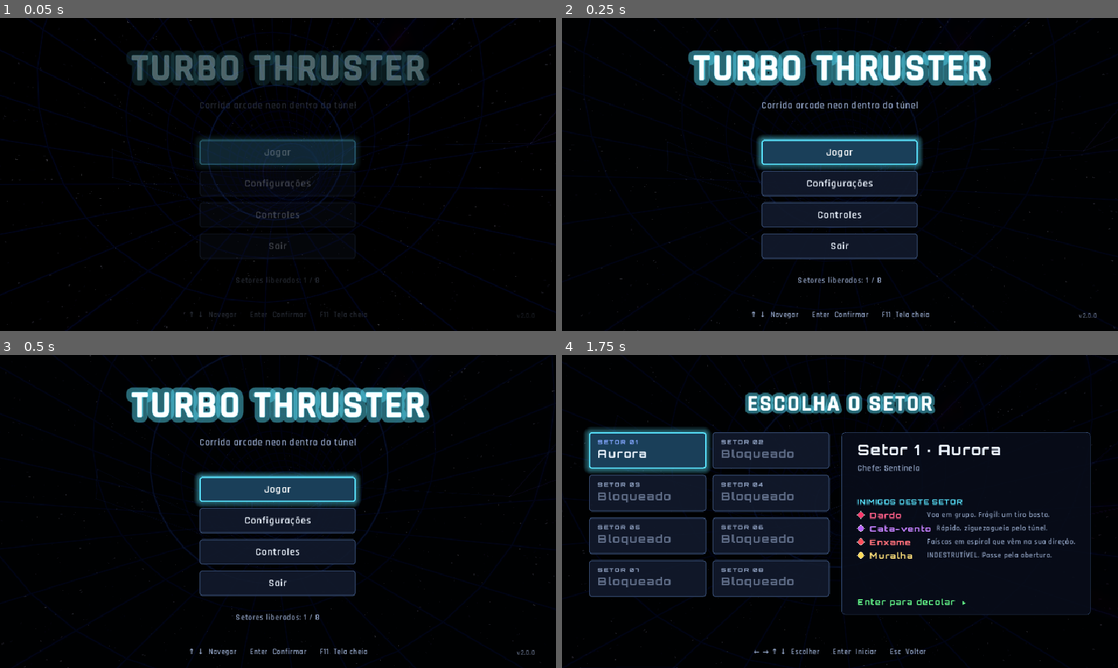
Above: before the commit, frames 1-4 (two rows, left to right).
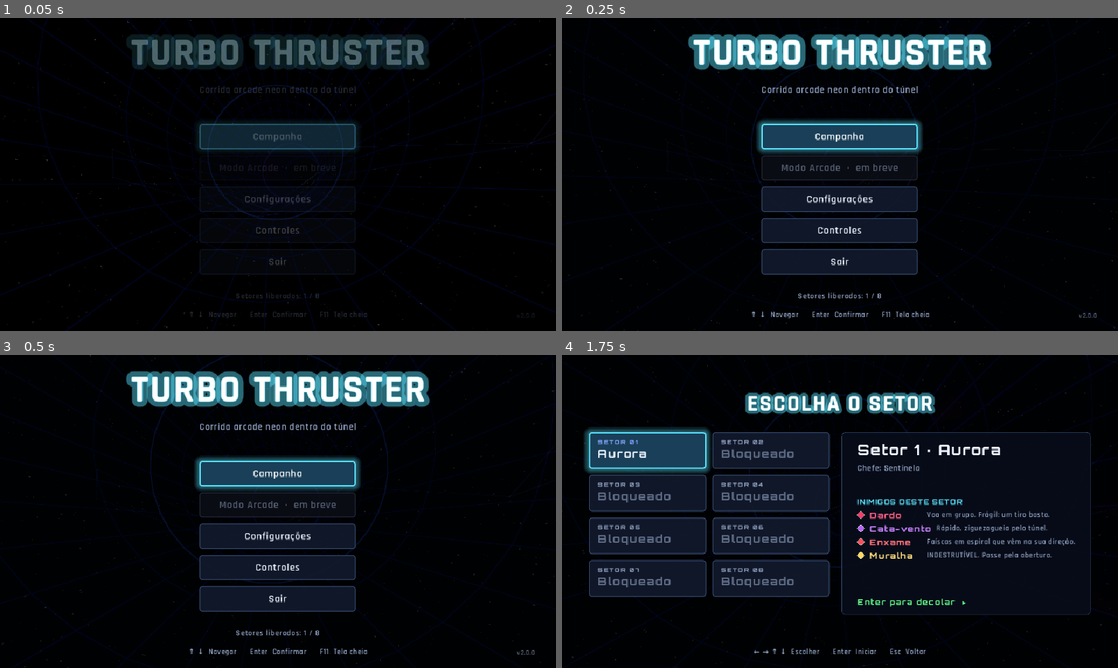
Above: after the commit, the same moments.

Repository: matthfaria96/turbo-thruster
Game: Godot game, scene res://main.tscn
Same seed, same stepped clock (60 frames per second), same inputs: the game is played once before the commit and once after it.
Inputs (mouse positions are in pixels of both pictures, inside the frame that each line leads up to):
- Up to frame 1 (0.05 s): no input
- Up to frame 2 (0.25 s): no input
- Up to frame 3 (0.5 s): no input
- Up to frame 4 (1.75 s): click (840, 473) at 0.5 s, where only the run after the commit has a clickable "Campanha"; click (840, 489) at 1.25 s, where only the run before the commit has a clickable "Jogar"

The runs differ from the first frame. In frame 1, 10% of the frame differs, in the area x 22-78%, y 5-90%; in frame 2, 17%; in frame 3, 17%; in frame 4, nothing differs.

Commit message:
feat: GeoWars app icon, locked Arcade menu entry, gameplay roadmap
Co-Authored-By: Claude Opus 5.5 <noreply@anthropic.com>

Diff:
--- a/src/ui/main_menu.gd
+++ b/src/ui/main_menu.gd
@@ -8,8 +8,12 @@
 	col.add_child(UiStyle.title("TURBO THRUSTER", 84))
 	col.add_child(UiStyle.label("Corrida arcade neon dentro do túnel", 22, UiStyle.DIM, HORIZONTAL_ALIGNMENT_CENTER))
 	col.add_child(spacer(36))
-	var play := UiStyle.button("Jogar", main.show_level_select)
-	for b in [play,
+	var play := UiStyle.button("Campanha", main.show_level_select)
+	var arcade := UiStyle.button("Modo Arcade  ·  em breve", func() -> void: pass)
+	arcade.disabled = true
+	arcade.focus_mode = Control.FOCUS_NONE
+	arcade.tooltip_text = "Sobreviva o máximo que puder. Disponível em breve."
+	for b in [play, arcade,
 			UiStyle.button("Configurações", main.show_settings),
 			UiStyle.button("Controles", main.show_controls),
 			UiStyle.button("Sair", main.quit)]:
--- a/tests/test_ui.gd
+++ b/tests/test_ui.gd
@@ -11,12 +11,12 @@
 	await process_frame
 	await process_frame
 	var first := root.gui_get_focus_owner()
-	_check(first is Button and (first as Button).text == "Jogar", "menu focuses Jogar")
+	_check(first is Button and (first as Button).text == "Campanha", "menu focuses Campanha")
 	await _press(KEY_S)
 	var second := root.gui_get_focus_owner()
 	_check(second is Button and (second as Button).text == "Configurações", "S moves focus down")
 	await _press(KEY_W)
-	_check((root.gui_get_focus_owner() as Button).text == "Jogar", "W moves focus up")
+	_check((root.gui_get_focus_owner() as Button).text == "Campanha", "W moves focus up")
 	await _press(KEY_ENTER)
 	await process_frame
 	var card := root.gui_get_focus_owner()
@@ -29,7 +29,7 @@
 	_check(root.gui_get_focus_owner() == below, "A then D returns to the same card")
 	await _press(KEY_ESCAPE)
 	await process_frame
-	_check((root.gui_get_focus_owner() as Button).text == "Jogar", "Esc returns to menu")
+	_check((root.gui_get_focus_owner() as Button).text == "Campanha", "Esc returns to menu")
 	print("ui checks done, failures: %d" % _fail)
 	quit(1 if _fail > 0 else 0)
 
Binary file changed: assets/icon.png
Not shown, changed: export_presets.cfg
Binary file changed: icon.png
Not shown, added: assets/icon.icns
Not shown, added: docs/ROADMAP.md
